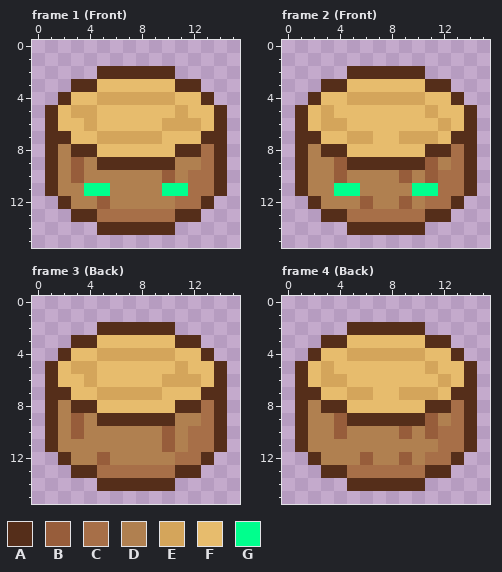
Two states of a pixel-art file, _Data/Gameplay/Doll_Log.aseprite. Above, as it was before the edit.
16x16 pixels, 4 frames. Shown: frame 1 (Front), frame 2 (Front), frame 3 (Back), frame 4 (Back).
Palette (. is transparent): A #552e1a  B #975d3b  C #a76f48  D #b08050  E #d4a55b  F #e7bc6d  G #00ff8d
The result:
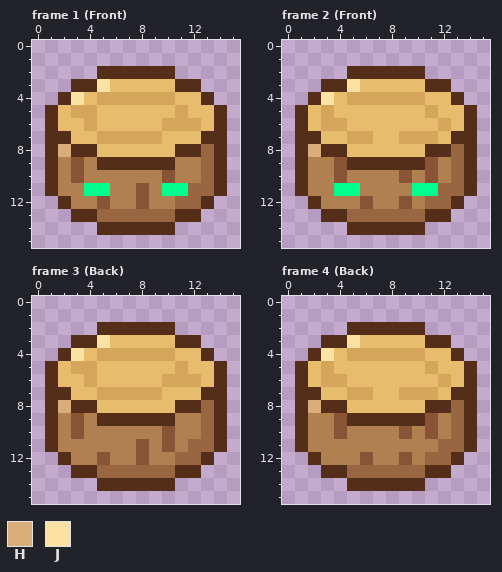
Colours new in this view: H #d9ad79  J #fbe1a2
The edit:
colour B: #975d3b -> #885435
colour C: #a76f48 -> #996642
Changed rows in their new state; - is a pixel that keeps its letter.
Frame 1 (Front), layer "Layer 2":
first column x 3:
 3 --J
 4 J--
first column x 2:
 8 H----------
10 ----------D
11 ------B----
12 ------B----
Frame 2 (Front), layer "Layer 2":
first column x 3:
 3 --J
 4 J--
first column x 2:
 8 H----------
10 ----------D
Frame 3 (Back), layer "Layer 2": the same change as frame 1 (Front)
Frame 4 (Back), layer "Layer 2": the same change as frame 2 (Front)
Changed places in both pictures, as pixel boxes (x1, y1, x2, y2):
changed: (58, 79, 214, 222)
changed: (308, 79, 464, 222)
changed: (58, 335, 214, 478)
changed: (308, 335, 464, 478)
